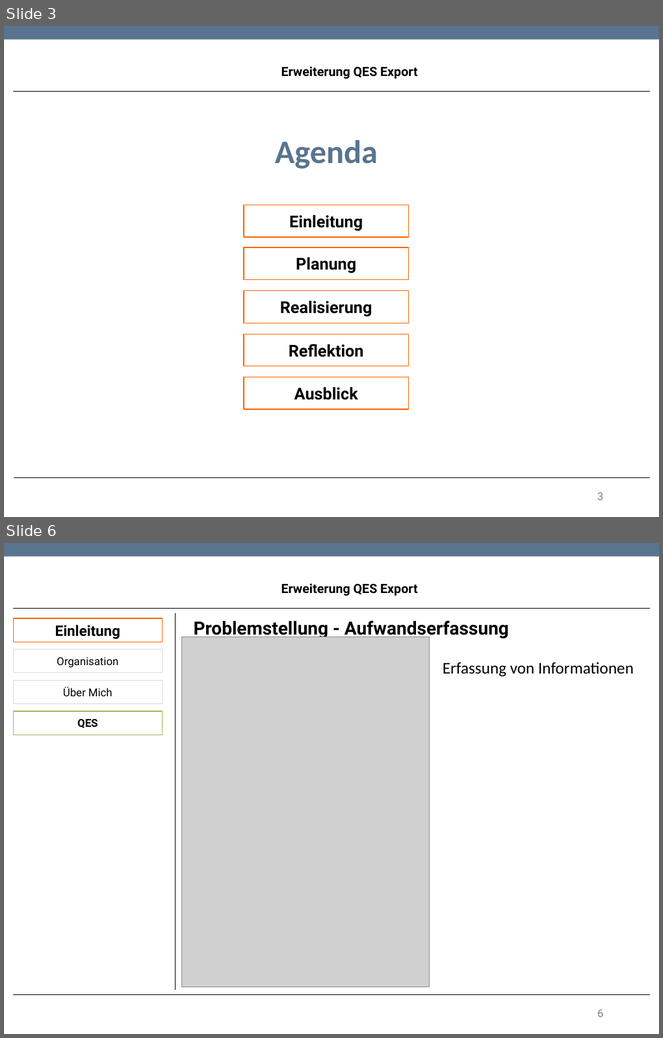
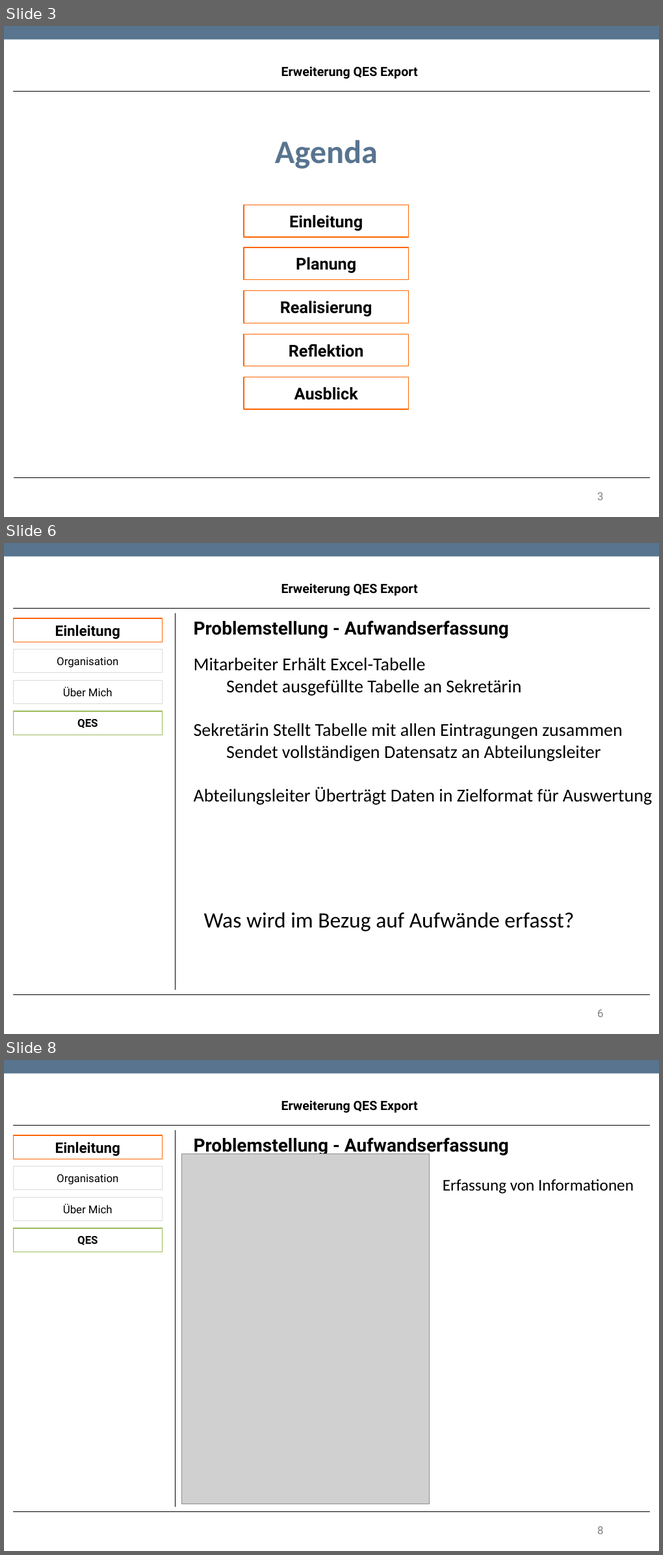
Before and after one commit to TwoHorus/dbExelExportLaravel, a slide deck: DOC/Fachgespraech.pptx. Shown one above the other, each under a label of ours: slides 3 and 6 before the commit, slides 3, 6 and 8 after it; the slides between them are not shown. The pictures are 663x1038 and 663x1555 pixels, drawn with LibreOffice and Linux fonts; fonts in the diff are those of the drawing; grey boxes stand for pictures; background and template pictures are left out. Boxes give left, top, right and bottom in pixels: in the first picture for what was removed or moved away, otherwise in the second. Text is boxed around its words. In the diff, an @@ line names an element or a change of style, - is before the commit and + after.

```diff
--- a/DOC/Fachgespraech.pptx
+++ b/DOC/Fachgespraech.pptx
@@ slide 6 added at [4, 543, 659, 1034], background #FFFFFF; not listed: 1 template element that a slide beside it also shows @@
@@ text added at [282, 583, 417, 596], 14 pt, text #000000, bold @@
+Erweiterung QES Export
@@ rectangle added at [13, 618, 163, 642], fill #FFFFFF, outline #FF6400 0.85 pt, 16 pt, text #000000, bold @@
+Einleitung
@@ line added from (13, 608) to (650, 608), #000000 0.75 pt @@
@@ line added from (176, 613) to (176, 990), #000000 0.75 pt @@
@@ text added at [194, 620, 509, 639], 20 pt, text #000000, bold @@
+Problemstellung - Aufwandserfassung
@@ rectangle added at [13, 649, 163, 673], fill #FFFFFF, outline #DADADA 0.85 pt, 12 pt, text #000000 @@
+Organisation
@@ text added at [194, 657, 652, 805], 20 pt, text #000000 @@
+Mitarbeiter Erhält Excel-Tabelle
+Sendet ausgefüllte Tabelle an Sekretärin
+Sekretärin Stellt Tabelle mit allen Eintragungen zusammen
+Sendet vollständigen Datensatz an Abteilungsleiter
+Abteilungsleiter Überträgt Daten in Zielformat für Auswertung
@@ rectangle added at [13, 681, 163, 704], fill #FFFFFF, outline #DADADA 0.85 pt, 12 pt, text #000000 @@
+Über Mich
@@ rectangle added at [13, 711, 163, 735], fill #FFFFFF, outline #9BBB59 0.85 pt, 12 pt, text #000000, bold @@
+QES
@@ text added at [204, 912, 574, 932], 24 pt, text #000000 @@
+Was wird im Bezug auf Aufwände erfasst?
@@ line added from (13, 995) to (650, 995), #000000 0.75 pt @@
@@ page number added at [597, 1010, 603, 1017], 12 pt, text #808080 @@
+6
@@ what was slide 6 is now slide 8 @@
```
Also in this commit, not shown: 3 slides changed, 1 other slide added.
